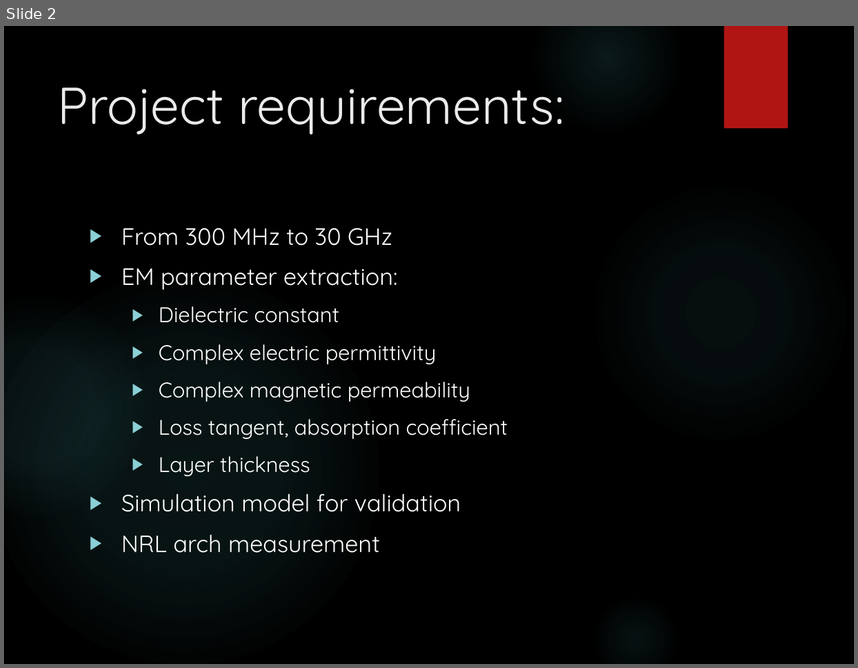
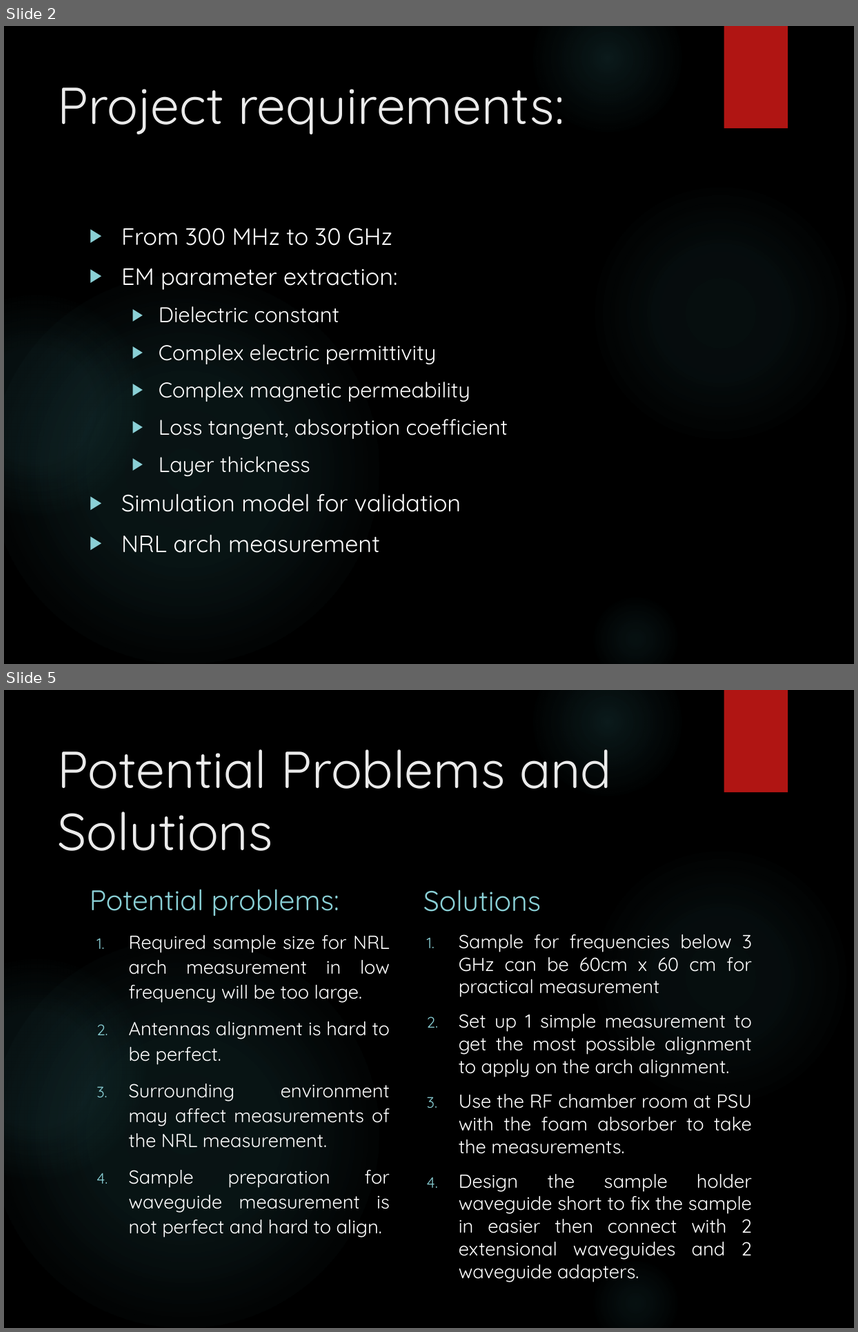
Before and after one commit to trankhiemha/ECE412-413-Capstone-Project-N3, a slide deck: Capstone project proposal presentation.pptx. Shown one above the other, each under a label of ours: slide 2 before the commit, slides 2 and 5 after it; the slides between them are not shown. The pictures are 858x668 and 858x1332 pixels, drawn with LibreOffice and Linux fonts; fonts in the diff are those of the drawing; background and template pictures are left out. Boxes give left, top, right and bottom in pixels: in the first picture for what was removed or moved away, otherwise in the second. Text is boxed around its words. In the diff, an @@ line names an element or a change of style, - is before the commit and + after.

```diff
--- a/Capstone project proposal presentation.pptx
+++ b/Capstone project proposal presentation.pptx
@@ slide 5 added at [4,690,854,1328], background picture (left out); not listed: 6 template elements that a slide beside it also shows @@
@@ title added at [58,749,612,851], 44 pt, text #EBEBEB @@
+Potential Problems and Solutions
@@ text added at [90,889,339,916], 24 pt, text #8AD0D6 @@
+Potential problems:
@@ text added at [424,889,541,911], 24 pt, text #8AD0D6 @@
+Solutions
@@ text added at [129,935,390,1237], 16 pt, text #FFFFFF @@
+  1. Required sample size for NRL arch measurement in low frequency will be too large.
+  2. Antennas alignment is hard to be perfect.
+  3. Surrounding environment may affect measurements of the NRL measurement.
+  4. Sample preparation for waveguide measurement is not perfect and hard to align.
@@ text added at [459,934,752,1282], 16 pt, text #FFFFFF @@
+  1. Sample for frequencies below 3 GHz can be 60cm x 60 cm for practical measurement
+  2. Set up 1 simple measurement to get the most possible alignment to apply on the arch alignment.
+  3. Use the RF chamber room at PSU with the foam absorber to take the measurements.
+  4. Design the sample holder waveguide short to fix the sample in easier then connect with 2 extensional waveguides and 2 waveguide adapters.
```
Also in this commit, not shown: 9 slides changed, 3 other slides added, 1 slide removed.
